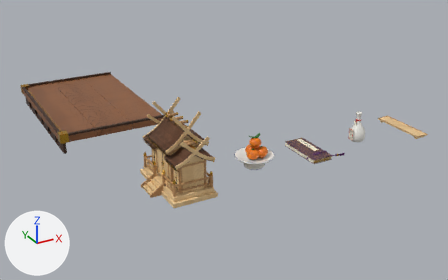
Renders of the Blender file blender/kamidana.blend from each side of a commit.
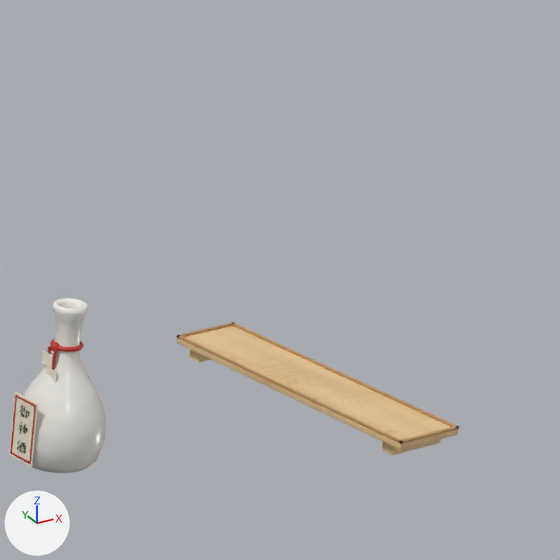
Each version appears first whole from a 50 mm camera at (-0.956, -2.179, 1.251) aimed at (0.564, 0.584, -0.13), and next in a close-up on the part from 77% to 99% of the width and 21% to 56% of the height. Lighting does not change. The marker at lower left points along +X, +Y and +Z. The last two pictures show the newer version.

In view in the first close-up: 'KamiCupStandEdgeX-1', 'KamiCupStandEdgeX1', 'KamiCupStandEdgeZ-1', 'KamiCupStandEdgeZ1', 'KamiCupStandFoot-1', 'KamiCupStandFoot1', 'KamiCupStandTop', 'KamiFlaskBody', 'KamiFlaskLabel' and 10 more.
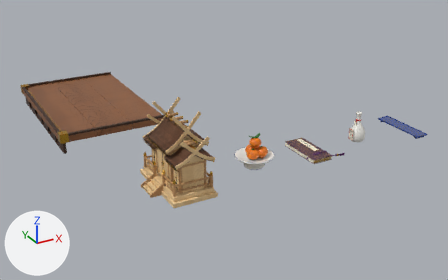
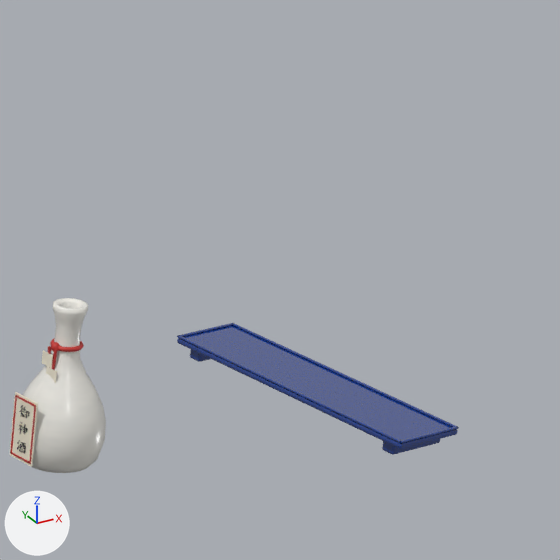
Location of each change, (x1, y1, x2, y2) in pixels of the close-ups (560 x 560 px):
'KamiCupStandTop', recoloured (beige to blue): (177, 326, 458, 449) in both
'KamiCupStandEdgeX1', reshaped, recoloured: before (232, 323, 459, 429); after (233, 323, 459, 429)
'KamiCupStandFoot1', recoloured (brown to blue): (382, 439, 440, 455) in both
'KamiCupStandEdgeZ-1', reshaped (12% shorter): before (177, 322, 234, 338); after (177, 323, 233, 337)
'KamiCupStandFoot-1', recoloured: (190, 350, 209, 362) in both
part 1 of me_cube_201, cut back: before (177, 335, 402, 444); after (178, 336, 403, 443)
part 4 of me_cube_204, cut back: before (398, 426, 459, 444); after (399, 426, 458, 443)

The edits, one by one:
Material 'KamiRuri' (mat_kamiruri) is new.
Its base color is (0.00605, 0.0423, 0.262) (blue #123a8c).
Its roughness is 0.05.
Its coat weight is 1.0.
Its coat roughness is 0.05.
me_cube_198 has 56 vertices, 54 faces and spans x -0.035..0.035, y -0.145..0.145, z -0.003..0.003.
me_cube_198 no longer uses material mat_kamiwood2 (picture img_hinoki2).
me_cube_198 gains material mat_kamiruri (blue #123a8c).
me_cube_199 has 56 vertices, 54 faces and spans x -0.029..0.029, y -0.007..0.007, z -0.0058..0.0058.
me_cube_199 no longer uses material mat_kamiwood0 (picture img_hinoki0).
me_cube_199 gains material mat_kamiruri (blue #123a8c).
me_cube_200 has 56 vertices, 54 faces and spans x -0.029..0.029, y -0.007..0.007, z -0.0058..0.0058.
me_cube_200 no longer uses material mat_kamiwood1 (picture img_hinoki1).
me_cube_200 gains material mat_kamiruri (blue #123a8c).
me_cube_201 is used by ob_kamicupstandedgex_1; parent ob_kamicupstand; location (-0.0335, 0.0, 0.0185).
me_cube_201 had 8 vertices, 6 faces and spanned x -0.002..0.002, y -0.145..0.145, z -0.001..0.001.
me_cube_201 no longer uses material mat_kamiwooddark (picture img_hinokidark).
me_cube_201 now has 56 vertices, 54 faces and spans x -0.002..0.002, y -0.145..0.145, z -0.001..0.001.
me_cube_201 part 1: 8 vertices removed from x -0.002..0.002, y -0.145..0.145, z -0.001..0.001; 56 vertices added at x -0.002..0.002, y -0.145..0.145, z -0.001..0.001.
me_cube_201 gains material mat_kamiruri (blue #123a8c).
me_cube_202 is used by ob_kamicupstandedgex1; parent ob_kamicupstand; location (0.0335, 0.0, 0.0185).
me_cube_202 had 8 vertices, 6 faces and spanned x -0.002..0.002, y -0.145..0.145, z -0.001..0.001.
me_cube_202 no longer uses material mat_kamiwooddark (picture img_hinokidark).
me_cube_202 now has 56 vertices, 54 faces and spans x -0.002..0.002, y -0.145..0.145, z -0.001..0.001.
me_cube_202 part 2: 8 vertices removed from x -0.002..0.002, y -0.145..0.145, z -0.001..0.001; 56 vertices added at x -0.002..0.002, y -0.145..0.145, z -0.001..0.001.
me_cube_202 gains material mat_kamiruri (blue #123a8c).
me_cube_203 is used by ob_kamicupstandedgez_1; parent ob_kamicupstand; location (0.0, 0.143, 0.0185).
me_cube_203 had 8 vertices, 6 faces and spanned x -0.035..0.035, y -0.0015..0.0015, z -0.001..0.001.
me_cube_203 no longer uses material mat_kamiwooddark (picture img_hinokidark).
me_cube_203 now has 56 vertices, 54 faces and spans x -0.035..0.035, y -0.0015..0.0015, z -0.001..0.001.
me_cube_203 part 3: 8 vertices removed from x -0.035..0.035, y -0.0015..0.0015, z -0.001..0.001; 56 vertices added at x -0.035..0.035, y -0.0015..0.0015, z -0.001..0.001.
me_cube_203 gains material mat_kamiruri (blue #123a8c).
me_cube_204 is used by ob_kamicupstandedgez1; parent ob_kamicupstand; location (0.0, -0.143, 0.0185).
me_cube_204 had 8 vertices, 6 faces and spanned x -0.035..0.035, y -0.0015..0.0015, z -0.001..0.001.
me_cube_204 no longer uses material mat_kamiwooddark (picture img_hinokidark).
me_cube_204 now has 56 vertices, 54 faces and spans x -0.035..0.035, y -0.0015..0.0015, z -0.001..0.001.
me_cube_204 part 4: 8 vertices removed from x -0.035..0.035, y -0.0015..0.0015, z -0.001..0.001; 56 vertices added at x -0.035..0.035, y -0.0015..0.0015, z -0.001..0.001.
me_cube_204 gains material mat_kamiruri (blue #123a8c).
